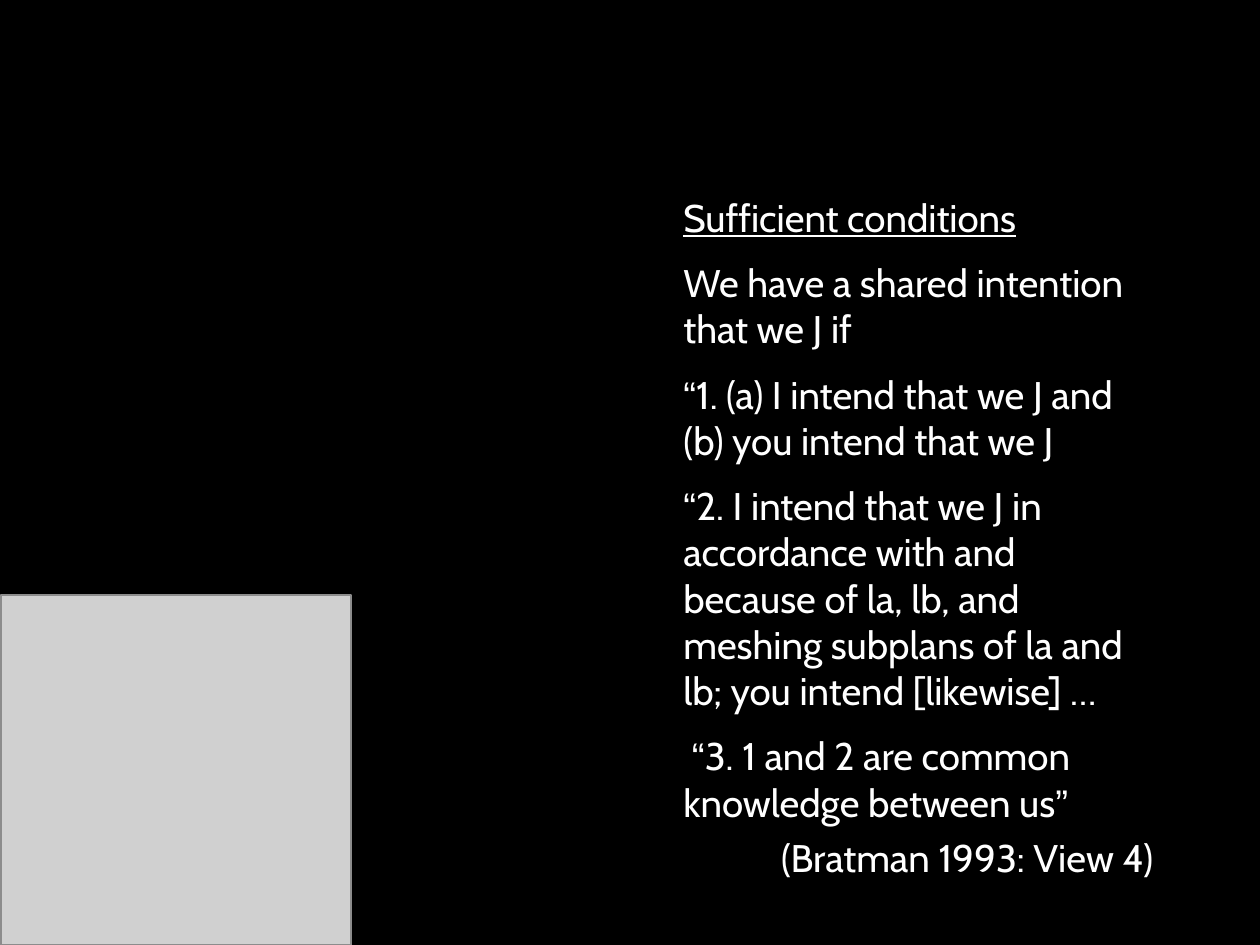
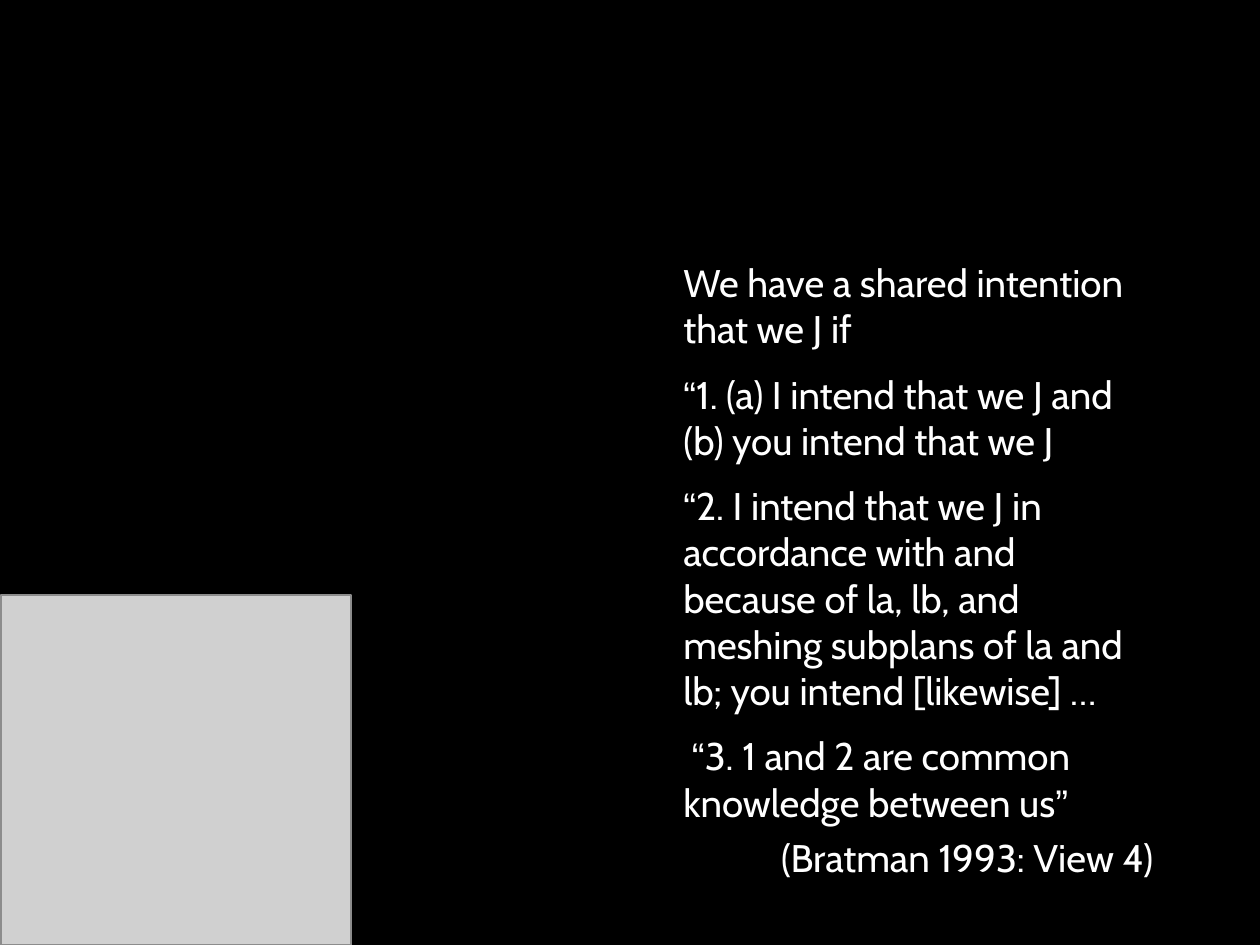
Before and after one commit to butterfill/writing, a slide deck: slide 31 of intention motor representation joint action (paper 3)/conf collective intentionality manchester 2012/motor representation and shared intention - manchester collective intentionality 2012.pptx (slide 40 before the commit). Drawn at 1260x945 pixels with LibreOffice and Linux fonts; fonts in the diff are those of the drawing; grey boxes stand for pictures. Boxes give left, top, right and bottom in pixels: in the first picture for what was removed or moved away, otherwise in the second. Text is boxed around its words. In the diff, an @@ line names an element or a change of style, - is before the commit and + after.

```diff
--- a/intention motor representation joint action (paper 3)/conf collective intentionality manchester 2012/motor representation and shared intention - manchester collective intentionality 2012.pptx
+++ b/intention motor representation joint action (paper 3)/conf collective intentionality manchester 2012/motor representation and shared intention - manchester collective intentionality 2012.pptx
@@ text at [683,203,1016,237]: paragraph removed @@
-Sufficient conditions
```
Also in this commit, not shown: 12 other slides changed, 18 slides added, 1 slide removed, 3 other files.
